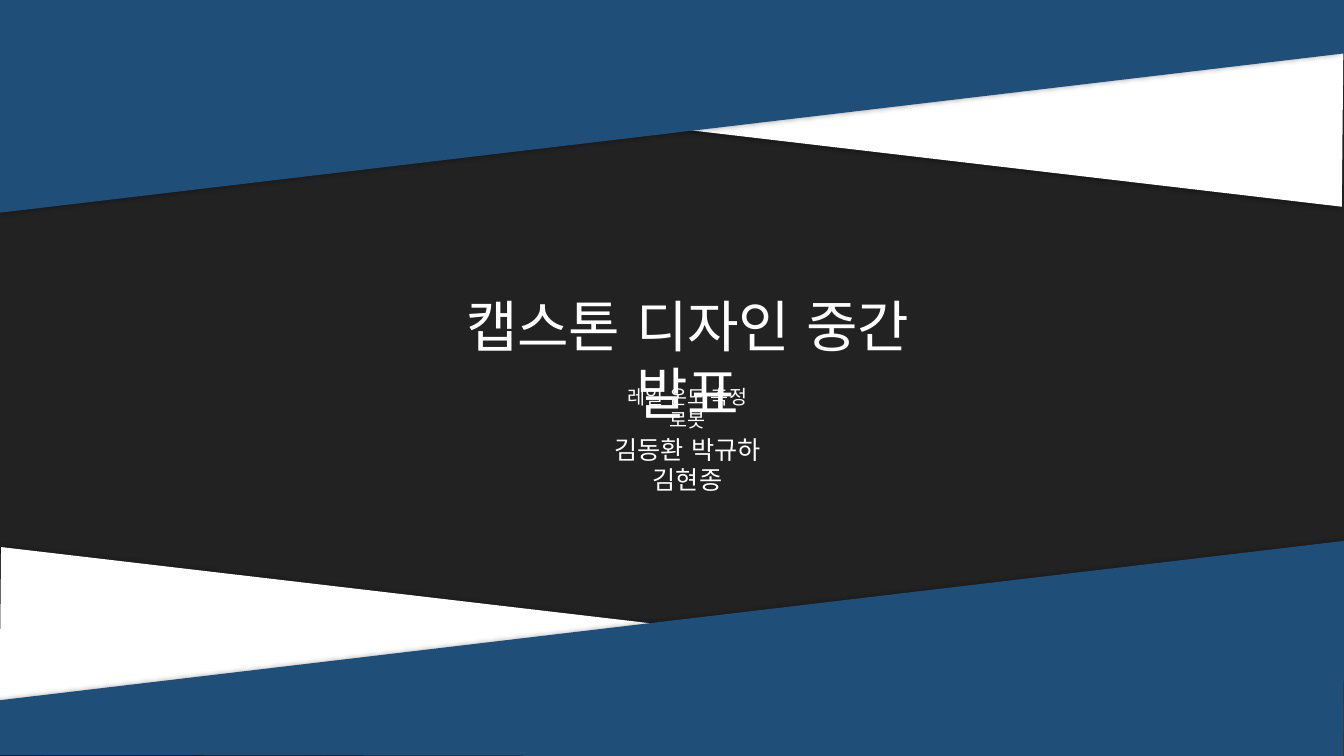
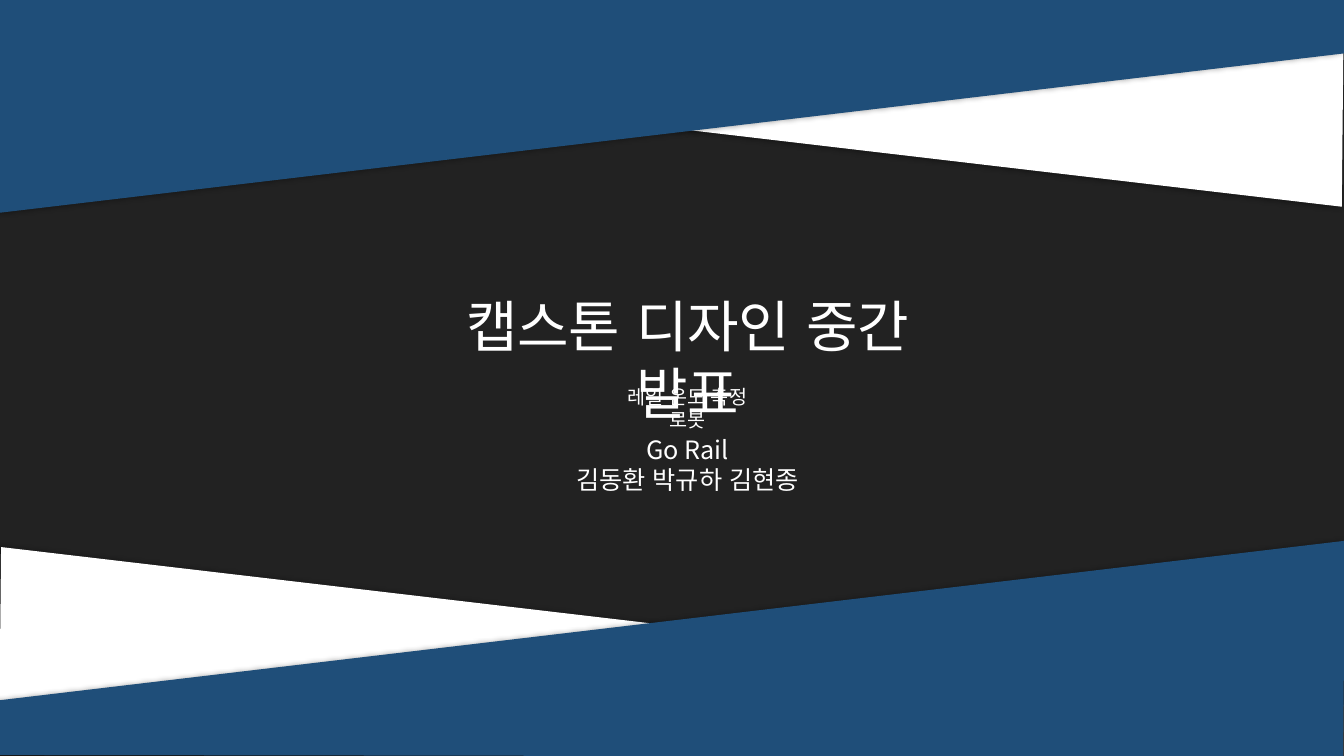
Before and after one commit to TRpop/GoRail, a slide deck: slide 1 of 중간발표/김동환 박규하 김현종 피피티 완.pptx. Drawn at 1344x756 pixels with LibreOffice and Linux fonts; fonts in the diff are those of the drawing. Boxes give left, top, right and bottom in pixels: in the first picture for what was removed or moved away, otherwise in the second. Text is boxed around its words. In the diff, an @@ line names an element or a change of style, - is before the commit and + after.

```diff
--- a/중간발표/김동환 박규하 김현종 피피티 완.pptx
+++ b/중간발표/김동환 박규하 김현종 피피티 완.pptx
@@ text "Go Rail": place and size @@
-text "Go Rail" at box(614, 438, 761, 491)
+text "Go Rail" at box(576, 439, 799, 491)
@@ text at box(646, 439, 729, 460): paragraph added @@
+Go Rail
```
Also in this commit, not shown: 3 other slides changed, 1 slide added, 2 slides removed, 7 other files.
